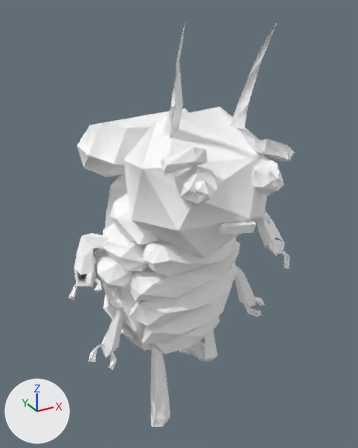
What one commit did to the FBX model Assets/Artwork/Characters/Lice/liko.fbx.
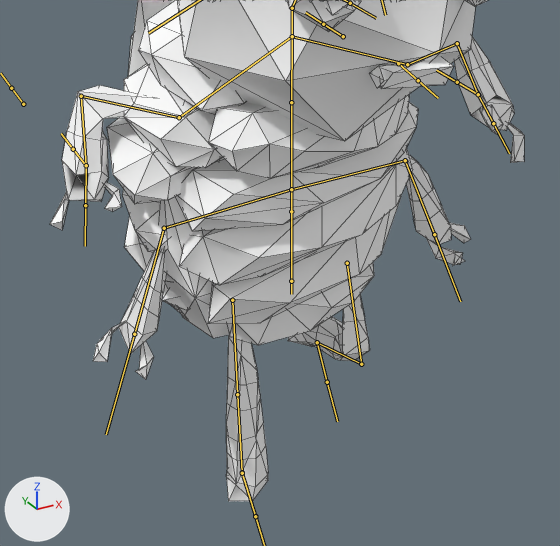
Old and new are each drawn whole from a camera (50 mm lens) standing at (-1.16, -2.09, 2.39) and looking at (0.04, 0.09, 1.3) and again close up on the part from 13% to 86% of the width and 43% to 100% of the height. Every picture has the same lights, and +X, +Y and +Z are marked at lower left. Both versions are drawn at frame 43 of the action 'Armature|run'; the numbers are the values there. The bones that bend it are drawn over the model as lines in the close-ups. The close-ups show mesh edges as thin lines.

The first close-up shows 'Liko'.
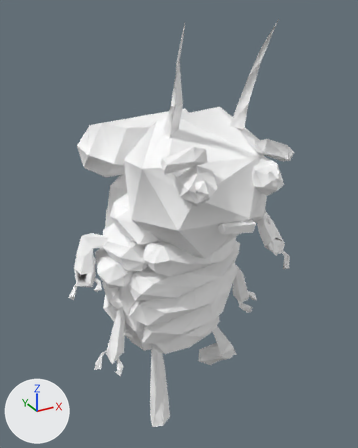
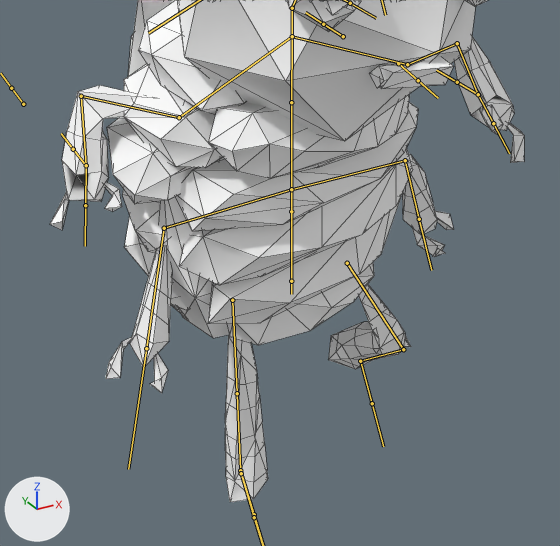
What differs and where, as boxes [x1, y1, x2, y2] in the close-ups (560 x 546 px):
'Liko', posed
    before: [50, 0, 524, 501]
    after: [50, 0, 524, 502]
bone 'second_arm.L', root to tip
    before: (405, 160) to (434, 234)
    after: (405, 160) to (419, 219)
bone 'second_arm.R', root to tip
    before: (164, 228) to (134, 334)
    after: (164, 228) to (146, 348)
bone 'thigh.L', root to tip
    before: (347, 263) to (361, 364)
    after: (347, 263) to (403, 349)
bone 'shin.L', root to tip
    before: (361, 364) to (317, 342)
    after: (403, 349) to (360, 361)
bone 'foot.L', root to tip
    before: (317, 342) to (327, 382)
    after: (360, 361) to (372, 403)
bone 'IK_foot.L', root to tip
    before: (317, 342) to (327, 382)
    after: (360, 361) to (372, 403)

The edits, one by one:
Bone 'second_arm.L' (bone_second_arm_l) turns from (0, 0, -9) to (-15, 7, -10) degrees about its own x, y and z.
Bone 'second_arm.R' (bone_second_arm_r) turns from (0, 0, 14) to (16, 4, 14) degrees about its own x, y and z.
Bone 'thigh.L' (bone_thigh_l) turns from (0, 0, 17) to (0, 0, 70) degrees about its own x, y and z.
Bone 'shin.L' (bone_shin_l) turns from (0, 0, -86) to (0, 0, -118) degrees about its own x, y and z.
Bone 'foot.L' (bone_foot_l) turns from (0, 0, 48) to (0, 0, 27) degrees about its own x, y and z.
Bone 'IK_foot.L' (bone_ik_foot_l) moves from (-0.105, -0.279, 0.0) to (-0.333, -0.151, 0.0).
